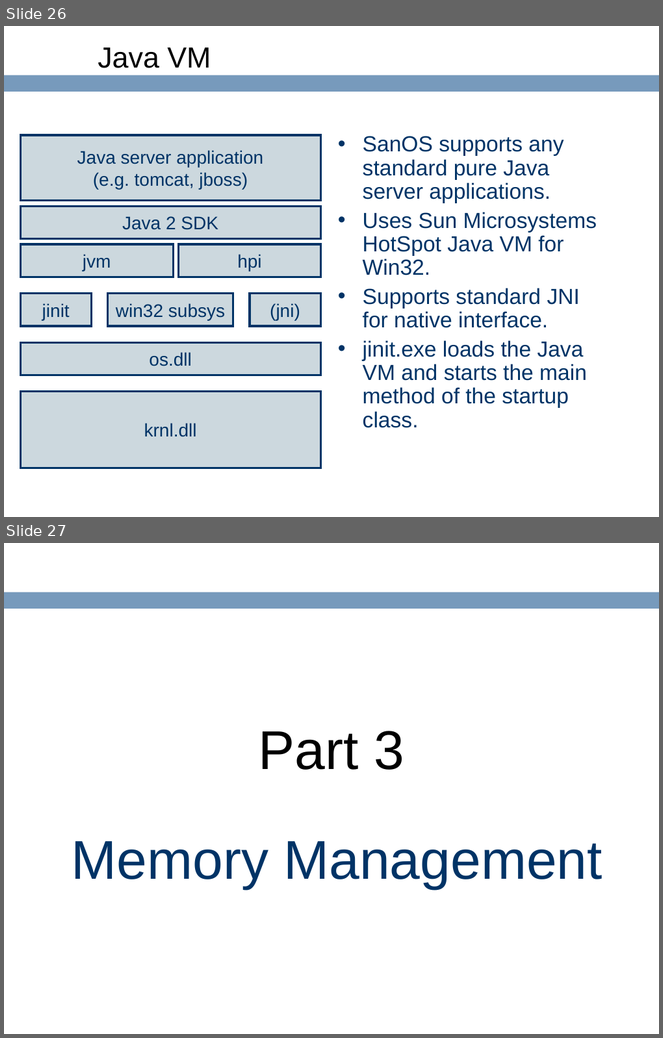
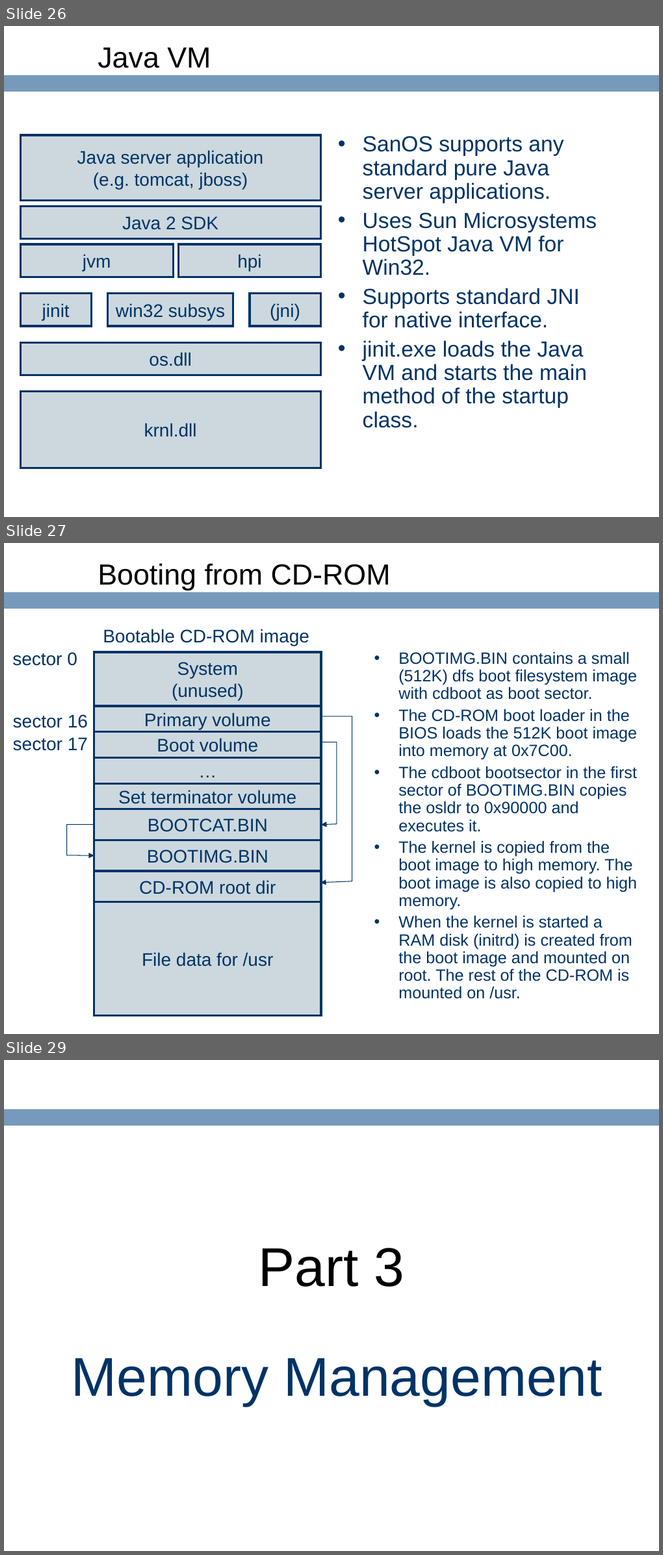
Before and after one commit to ringgaard/sanos, a slide deck: doc/sanostech.ppt. Shown one above the other, each under a label of ours: slides 26 and 27 before the commit, slides 26, 27 and 29 after it; the slides between them are not shown. The pictures are 663x1038 and 663x1555 pixels, drawn with LibreOffice and Linux fonts; fonts in the diff are those of the drawing; background and template pictures are left out. Boxes give left, top, right and bottom in pixels: in the first picture for what was removed or moved away, otherwise in the second. Text is boxed around its words. In the diff, an @@ line names an element or a change of style, - is before the commit and + after.

```diff
--- a/doc/sanostech.ppt
+++ b/doc/sanostech.ppt
@@ slide 27 added at bbox=[4, 543, 659, 1034], background #FFFFFF; not listed: 1 template element that a slide beside it also shows @@
@@ title added at bbox=[98, 563, 391, 590], 32 pt, text #000000 @@
+Booting from CD-ROM
@@ text added at bbox=[103, 629, 310, 646], 20 pt, text #003366 @@
+Bootable CD-ROM image
@@ text added at bbox=[12, 652, 77, 666], 20 pt, text #003366 @@
+sector 0
@@ rectangle added at bbox=[94, 652, 322, 706], fill #CCD8DE, outline #003366 2.24 pt, 20 pt, text #003366 @@
+System
+(unused)
@@ text added at bbox=[399, 652, 638, 999], 18 pt, text #003366 @@
+• BOOTIMG.BIN contains a small (512K) dfs boot filesystem image with cdboot as boot sector.
+• The CD-ROM boot loader in the BIOS loads the 512K boot image into memory at 0x7C00.
+• The cdboot bootsector in the first sector of BOOTIMG.BIN copies the osldr to 0x90000 and executes it.
+• The kernel is copied from the boot image to high memory. The boot image is also copied to high memory.
+• When the kernel is started a RAM disk (initrd) is created from the boot image and mounted on root. The rest of the CD-ROM is mounted on /usr.
@@ text added at bbox=[13, 715, 88, 728], 20 pt, text #003366 @@
+sector 16
@@ rectangle added at bbox=[94, 706, 322, 731], fill #CCD8DE, outline #003366 2.24 pt, 20 pt, text #003366 @@
+Primary volume
@@ freeform shape added at bbox=[321, 717, 352, 883], outline #003366 0.74 pt @@
@@ text added at bbox=[13, 737, 88, 751], 20 pt, text #003366 @@
+sector 17
@@ rectangle added at bbox=[94, 731, 322, 757], fill #CCD8DE, outline #003366 2.24 pt, 20 pt, text #003366 @@
+Boot volume
@@ freeform shape added at bbox=[321, 742, 337, 824], outline #003366 0.74 pt @@
@@ rectangle added at bbox=[94, 758, 322, 783], fill #CCD8DE, outline #003366 2.24 pt, 20 pt, text #003366 @@
+…
@@ rectangle added at bbox=[94, 783, 322, 809], fill #CCD8DE, outline #003366 2.24 pt, 20 pt, text #003366 @@
+Set terminator volume
@@ rectangle added at bbox=[94, 809, 322, 840], fill #CCD8DE, outline #003366 2.24 pt, 20 pt, text #003366 @@
+BOOTCAT.BIN
@@ freeform shape added at bbox=[67, 824, 94, 856], outline #003366 0.74 pt @@
@@ rectangle added at bbox=[94, 841, 322, 871], fill #CCD8DE, outline #003366 2.24 pt, 20 pt, text #003366 @@
+BOOTIMG.BIN
@@ rectangle added at bbox=[94, 871, 322, 902], fill #CCD8DE, outline #003366 2.24 pt, 20 pt, text #003366 @@
+CD-ROM root dir
@@ rectangle added at bbox=[94, 902, 322, 1016], fill #CCD8DE, outline #003366 2.24 pt, 20 pt, text #003366 @@
+File data for /usr
@@ what was slide 27 is now slide 29 @@
```
Also in this commit, not shown: 1 other slide added, 4 other files.
